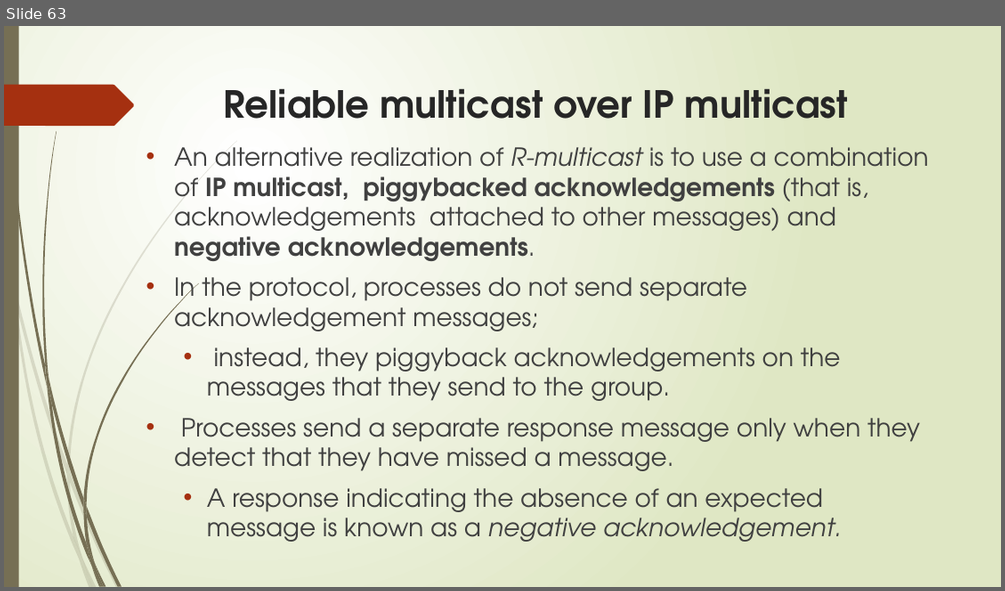
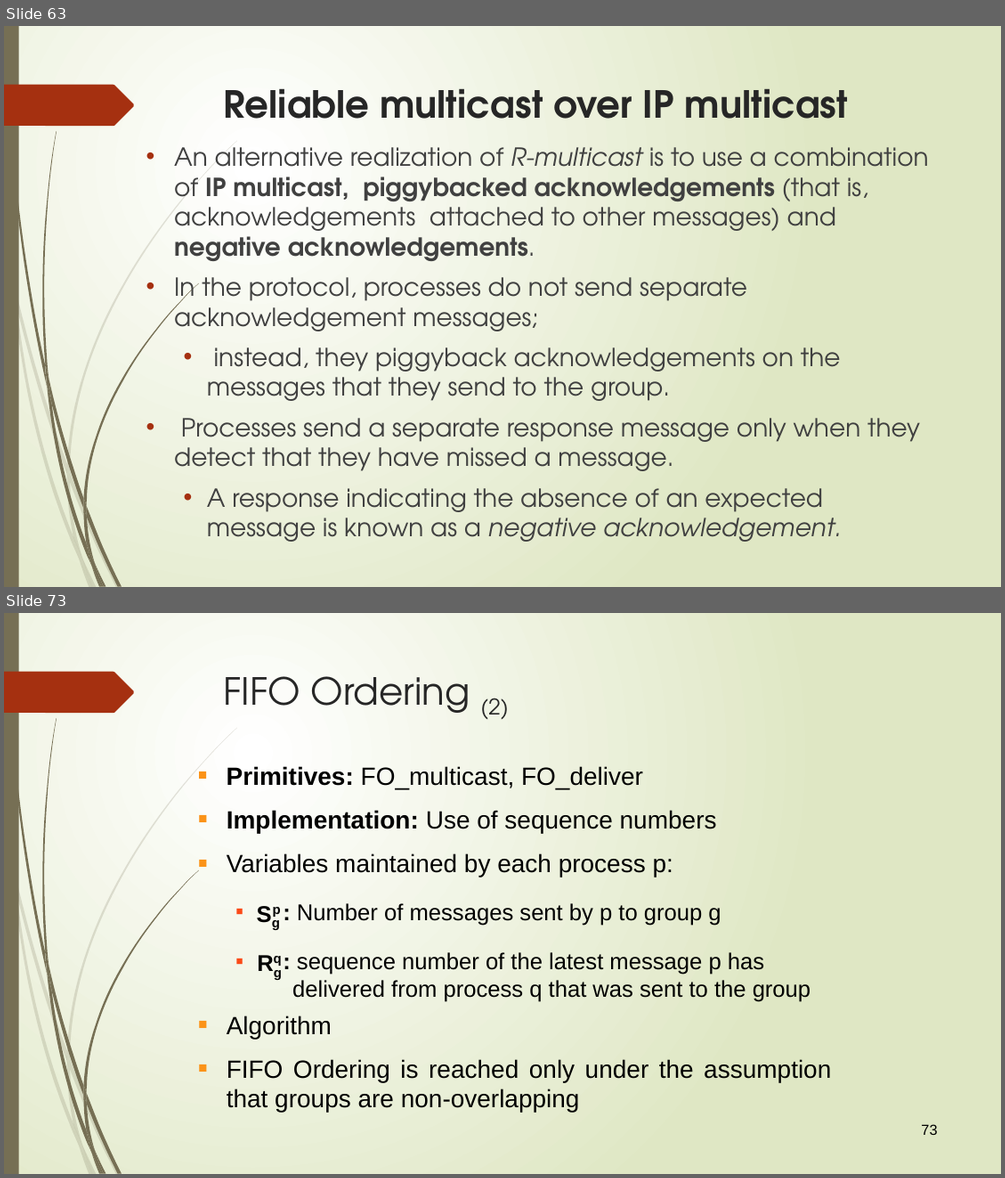
Before and after one commit to sanjayshimoga/nmit-distributed_systems, a slide deck: COORDINATION AND AGREEMENT.pptx. Shown one above the other, each under a label of ours: slide 63 before the commit, slides 63 and 73 after it; the slides between them are not shown. The pictures are 1005x591 and 1005x1178 pixels, drawn with LibreOffice and Linux fonts; fonts in the diff are those of the drawing. Boxes give left, top, right and bottom in pixels: in the first picture for what was removed or moved away, otherwise in the second. Text is boxed around its words. In the diff, an @@ line names an element or a change of style, - is before the commit and + after.

```diff
--- a/COORDINATION AND AGREEMENT.pptx
+++ b/COORDINATION AND AGREEMENT.pptx
@@ slide 73 added at box(4, 613, 1001, 1174), background gradient #FFFFFF to #DFE8C4; not listed: 24 template elements that a slide beside it also shows @@
@@ title added at box(224, 676, 508, 719), 36 pt, text #262626 @@
+FIFO Ordering (2)
@@ text added at box(226, 766, 643, 789), 24 pt, text #000000 @@
+■ Primitives: FO_multicast, FO_deliver
@@ text added at box(226, 810, 717, 833), 24 pt, text #000000 @@
+■ Implementation: Use of sequence numbers
@@ text added at box(226, 853, 673, 876), 24 pt, text #000000 @@
+■ Variables maintained by each process p:
@@ text added at box(250, 896, 289, 931), 22 pt, text #000000, bold @@
+Sg
@@ text added at box(265, 895, 290, 921), 22 pt, text #000000, bold @@
+p
@@ text added at box(297, 903, 720, 925), 22 pt, text #000000 @@
+▪ : Number of messages sent by p to group g
@@ text added at box(250, 945, 291, 981), 22 pt, text #000000, bold @@
+Rg
@@ text added at box(274, 956, 282, 965), 22 pt, text #000000, bold @@
+q
@@ text added at box(292, 952, 810, 1002), 22 pt, text #000000 @@
+▪ : sequence number of the latest message p has
+delivered from process q that was sent to the group
@@ text added at box(226, 1015, 332, 1038), 24 pt, text #000000 @@
+■ Algorithm
@@ text added at box(226, 1059, 831, 1111), 24 pt, text #000000 @@
+■ FIFO Ordering is reached only under the assumption that groups are non-overlapping
@@ page number added at box(921, 1124, 937, 1135), 14 pt, text #000000 @@
+73
```
Also in this commit, not shown: 4 slides changed, 34 other slides added, 4 slides removed, 2 other files.
